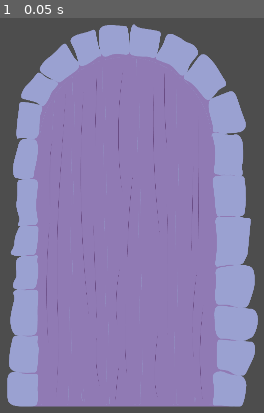
Above: before the commit, frame 1.
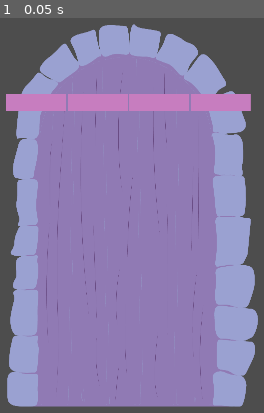
Above: after the commit, the same moment.

Repository: hwfwalton/SleepingCastleAlpha
Game: Godot game, scene res://clue_artifacts/castle1/final_door.tscn
The game is run twice, just before and just after one commit, with the same random seed, the same clock (stepped at 60 frames per second) and the same inputs. This scene is started directly instead of the project's main scene.
Inputs:
- Up to frame 1 (0.05 s): no input

The runs differ from the first frame. In frame 1, 3.9% of the frame differs, in the area x 2-96%, y 19-24%.

Commit message:
Initial implementation of clue slots and clue symbol populating

Diff:
--- /dev/null
+++ b/clue_artifacts/castle1/FinalDoorPuzzle.gd
@@ -0,0 +1,22 @@
+extends Control
+
+@export var player_state: PlayerState
+@onready var slots_node = $Slots
+@onready var symbols_node = $Symbols
+@onready var book_view_clue_item_scene = preload("res://BookView/book_view_clue_item_combined.tscn")
+
+# Called when the node enters the scene tree for the first time.
+func _ready():
+	_populate_symbols_node()
+
+func _populate_symbols_node():
+	var found_symbol_items = player_state.getFoundCluesOfType(ClueItem.CLUE_TYPE.SYMBOL)
+	found_symbol_items.map(func(found_symbol: FoundClueItem):
+		var clue_item_node = book_view_clue_item_scene.instantiate().init(found_symbol)
+		symbols_node.add_child(clue_item_node)
+	)
+	pass
+
+# Called every frame. 'delta' is the elapsed time since the previous frame.
+func _process(delta):
+	pass
--- a/clue_artifacts/castle1/final_door.tscn
+++ b/clue_artifacts/castle1/final_door.tscn
@@ -1,12 +1,73 @@
-[gd_scene load_steps=3 format=3 uid="uid://yj8wpeheg16p"]
+[gd_scene load_steps=6 format=3 uid="uid://yj8wpeheg16p"]
 
 [ext_resource type="PackedScene" uid="uid://din48m4aysgf8" path="res://clue_artifacts/ArtifactViewTemplate.tscn" id="1_gr250"]
 [ext_resource type="Texture2D" uid="uid://cu0a35jdwtomr" path="res://assets/dooronly.png" id="2_v26sy"]
+[ext_resource type="Script" path="res://clue_artifacts/castle1/FinalDoorPuzzle.gd" id="3_lehqw"]
+[ext_resource type="Resource" uid="uid://d1ymuglidjrr0" path="res://resources/player_state.tres" id="4_ho24x"]
+[ext_resource type="PackedScene" uid="uid://d0mqgq2xl7fvd" path="res://BookView/book_view_clue_slot.tscn" id="5_wohb6"]
 
 [node name="ArtifactViewTemplate" instance=ExtResource("1_gr250")]
 
 [node name="TextureRect" parent="HBoxContainer/MarginContainer2" index="0"]
 texture = ExtResource("2_v26sy")
 
+[node name="FinalDoorPuzzle" type="Control" parent="HBoxContainer/MarginContainer2/TextureRect" index="0"]
+layout_mode = 1
+anchors_preset = 15
+anchor_right = 1.0
+anchor_bottom = 1.0
+grow_horizontal = 2
+grow_vertical = 2
+theme_type_variation = &"BookPanel"
+script = ExtResource("3_lehqw")
+player_state = ExtResource("4_ho24x")
+
+[node name="Slots" type="HFlowContainer" parent="HBoxContainer/MarginContainer2/TextureRect/FinalDoorPuzzle" index="0"]
+custom_minimum_size = Vector2(600, 48)
+layout_mode = 1
+anchors_preset = 5
+anchor_left = 0.5
+anchor_right = 0.5
+offset_left = -304.0
+offset_top = 168.0
+offset_right = 296.0
+offset_bottom = 216.0
+grow_horizontal = 2
+size_flags_vertical = 0
+
+[node name="BookViewClueSlot_Raspberry" parent="HBoxContainer/MarginContainer2/TextureRect/FinalDoorPuzzle/Slots" index="0" instance=ExtResource("5_wohb6")]
+layout_mode = 2
+correct_clue_symbol_values = Array[int]([32])
+accepted_clue_types = Array[int]([1])
+
+[node name="BookViewClueSlot_Midnight" parent="HBoxContainer/MarginContainer2/TextureRect/FinalDoorPuzzle/Slots" index="1" instance=ExtResource("5_wohb6")]
+layout_mode = 2
+correct_clue_symbol_values = Array[int]([3])
+accepted_clue_types = Array[int]([1])
+
+[node name="BookViewClueSlot_Lute" parent="HBoxContainer/MarginContainer2/TextureRect/FinalDoorPuzzle/Slots" index="2" instance=ExtResource("5_wohb6")]
+layout_mode = 2
+correct_clue_symbol_values = Array[int]([17])
+accepted_clue_types = Array[int]([1])
+
+[node name="BookViewClueSlot_Sunrise" parent="HBoxContainer/MarginContainer2/TextureRect/FinalDoorPuzzle/Slots" index="3" instance=ExtResource("5_wohb6")]
+layout_mode = 2
+correct_clue_symbol_values = Array[int]([29])
+accepted_clue_types = Array[int]([1])
+
+[node name="Symbols" type="HFlowContainer" parent="HBoxContainer/MarginContainer2/TextureRect/FinalDoorPuzzle" index="1"]
+custom_minimum_size = Vector2(0, 670)
+layout_mode = 1
+anchors_preset = 7
+anchor_left = 0.5
+anchor_top = 1.0
+anchor_right = 0.5
+anchor_bottom = 1.0
+offset_left = -225.0
+offset_top = -670.0
+offset_right = 225.0
+grow_horizontal = 2
+grow_vertical = 0
+
 [node name="MarginContainer" parent="HBoxContainer" index="1"]
 visible = false
